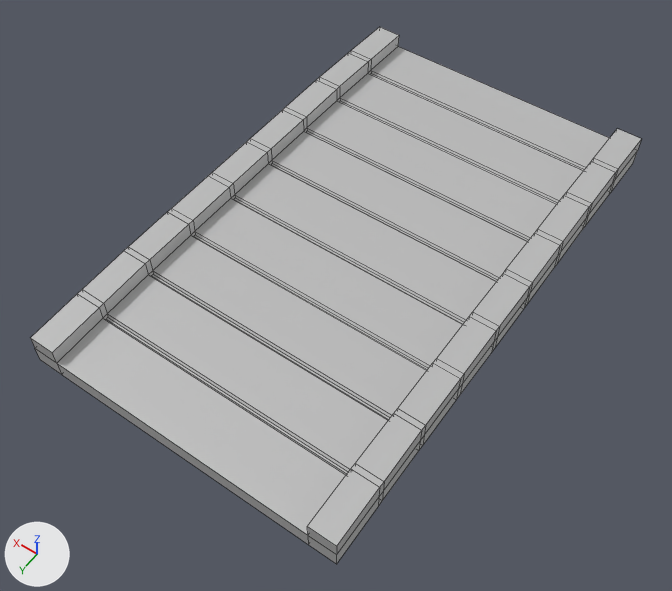
A saved change to the FBX model Assets/Art/Models/Bridge_Flat.fbx.
The view is the same before and after, from a camera (50 mm lens) standing at (-3.6, 5.52, 7.67) and looking at (-0.04, 0.54, -0.15). Every picture has the same lights, and +X, +Y and +Z are marked at lower left. Mesh edges are drawn as thin lines. Where no turn or scale is listed for an object, it has been applied to the vertices.

The scene before the commit, as lines of its bpy script (objects in view):
```python
me_mesh = bpy.data.meshes.new('Mesh')
me_mesh.from_pydata(...)  # 248 vertices, 246 faces; spans x -1.8..1.8, y -3.0..3.0, z 0.0..0.43
me_mesh.materials.append(mat_lambert1)  # grey #bcbcbc
ob_pcube2 = bpy.data.objects.new('pCube2', me_mesh)
ob_pcube2.location = (0.0, 0.0, 0.0)
```
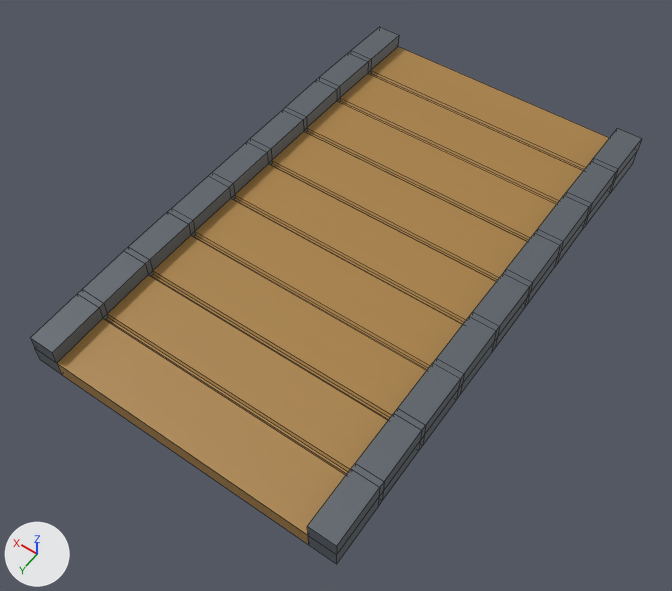
Pixel boxes (x1, y1, x2, y2) of what changed, in the pictures (672 x 591 px):
part 1 of me_mesh, recoloured: (307, 129, 641, 564) in both
part 2 of me_mesh, recoloured: (31, 27, 399, 375) in both
part 3 of me_mesh, recoloured (grey to brown): (57, 47, 609, 544) in both

The edits, one by one:
Material 'BridgeCurved_Stone2' (mat_bridgecurved_stone2) is new.
Its base color is (0.365, 0.427, 0.494) (grey #a3afbb).
Material 'BridgeCurved_stone' (mat_bridgecurved_stone) is new.
Its base color is (0.102, 0.12, 0.139) (dark grey #5a6168).
Material 'BridgeCurved_wood' (mat_bridgecurved_wood) is new.
Its base color is (0.396, 0.22, 0.0588) (brown #a98145).
me_mesh has 248 vertices, 246 faces and spans x -1.8..1.8, y -3.0..3.0, z 0.0..0.43.
me_mesh is used by ob_pcube2; location (0.0, 0.0, 0.0).
me_mesh part 1: all 97 faces centred in x -1.8..-1.49, y -3.0..3.0, z 0.01..0.43 switch from mat_lambert1 (grey #bcbcbc) to mat_bridgecurved_stone (dark grey #5a6168).
me_mesh part 2: all 97 faces centred in x 1.49..1.8, y -3.0..3.0, z 0.01..0.43 switch from mat_lambert1 (grey #bcbcbc) to mat_bridgecurved_stone (dark grey #5a6168).
me_mesh part 3: all 35 faces centred in x 0.0, y -3.0..3.0, z 0.1..0.25 switch from mat_lambert1 (grey #bcbcbc) to mat_bridgecurved_wood (brown #a98145).
me_mesh now uses material mat_bridgecurved_stone2 (grey #a3afbb).
